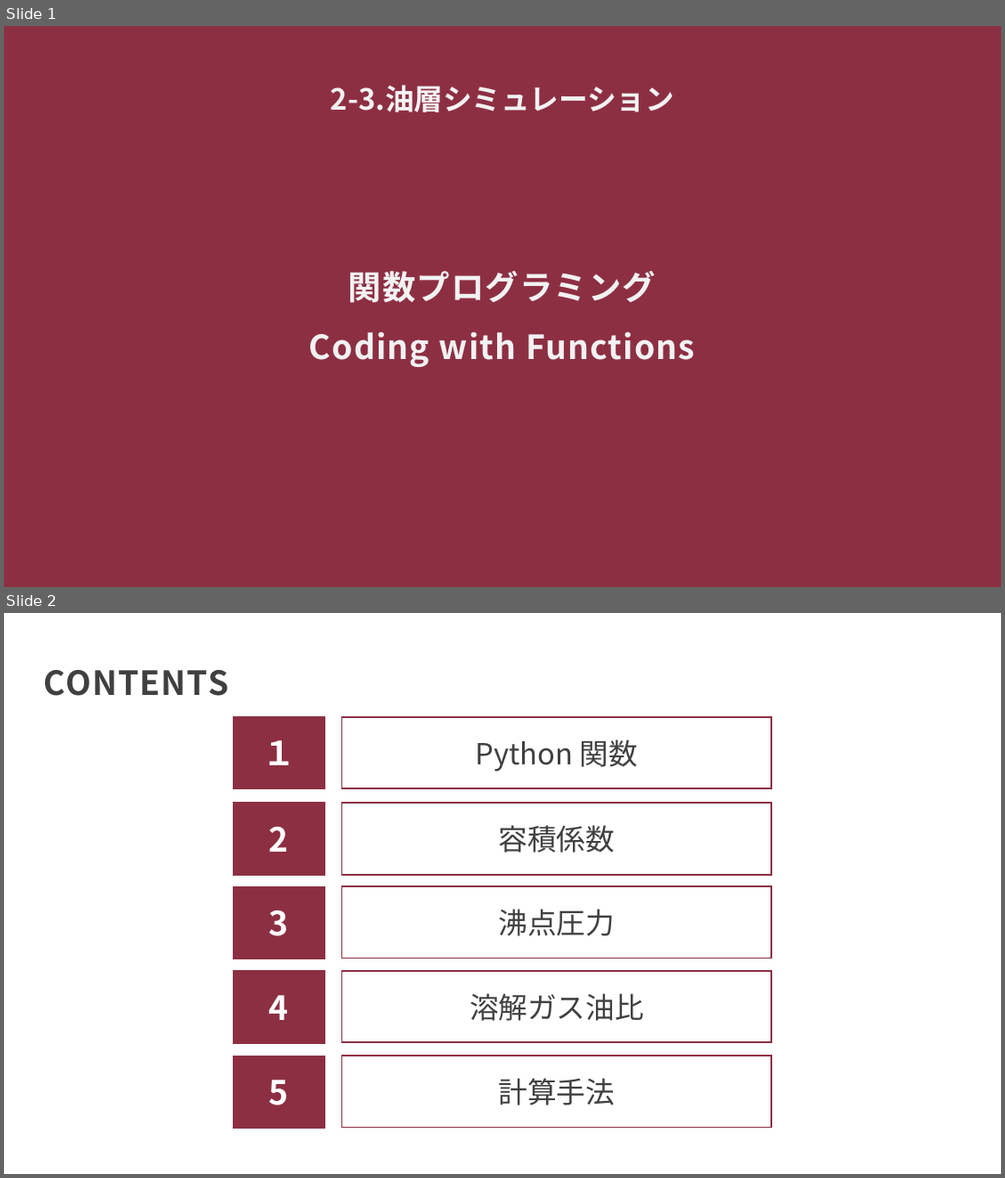
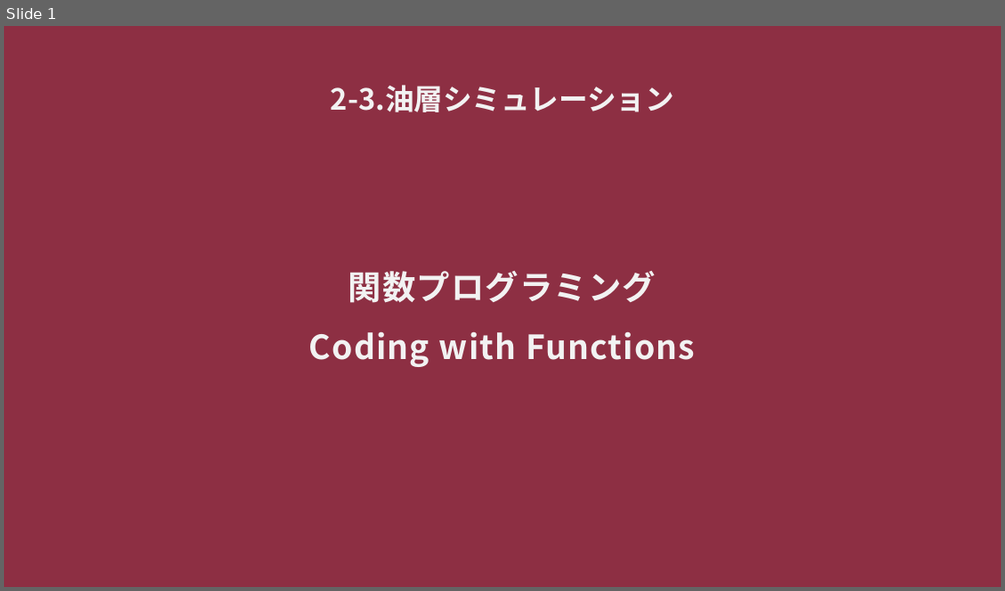
Before and after one commit to te288/intro_to_NA2022, a slide deck: Intro2ResSim/CodingWithFunctions.pptx. Shown one above the other, each under a label of ours: slides 1 and 2 before the commit, slide 1 after it. The pictures are 1005x1178 and 1005x591 pixels, drawn with LibreOffice and Linux fonts; fonts in the diff are those of the drawing. Boxes give left, top, right and bottom in pixels: in the first picture for what was removed or moved away, otherwise in the second. Text is boxed around its words. In the diff, an @@ line names an element or a change of style, - is before the commit and + after.

```diff
--- a/Intro2ResSim/CodingWithFunctions.pptx
+++ b/Intro2ResSim/CodingWithFunctions.pptx
@@ slide 2 removed at [4,613,1001,1174], background #FFFFFF @@
@@ title removed at [44,670,229,696] @@
-CONTENTS
@@ rectangle removed at [234,717,324,788] @@
-１
@@ rounded rectangle removed at [342,717,771,788] @@
-Python 関数
@@ rectangle removed at [234,803,324,875] @@
-2
@@ rounded rectangle removed at [342,803,771,875] @@
-容積係数
@@ rectangle removed at [234,887,324,958] @@
-3
@@ rounded rectangle removed at [342,887,771,958] @@
-沸点圧力
@@ rectangle removed at [234,971,324,1043] @@
-4
@@ rounded rectangle removed at [342,971,771,1042] @@
-溶解ガス油比
@@ rectangle removed at [234,1055,324,1127] @@
-5
@@ rounded rectangle removed at [342,1055,771,1127] @@
-計算手法
```
Also in this commit, not shown: 1 slide changed, 11 slides added, 14 other files.
